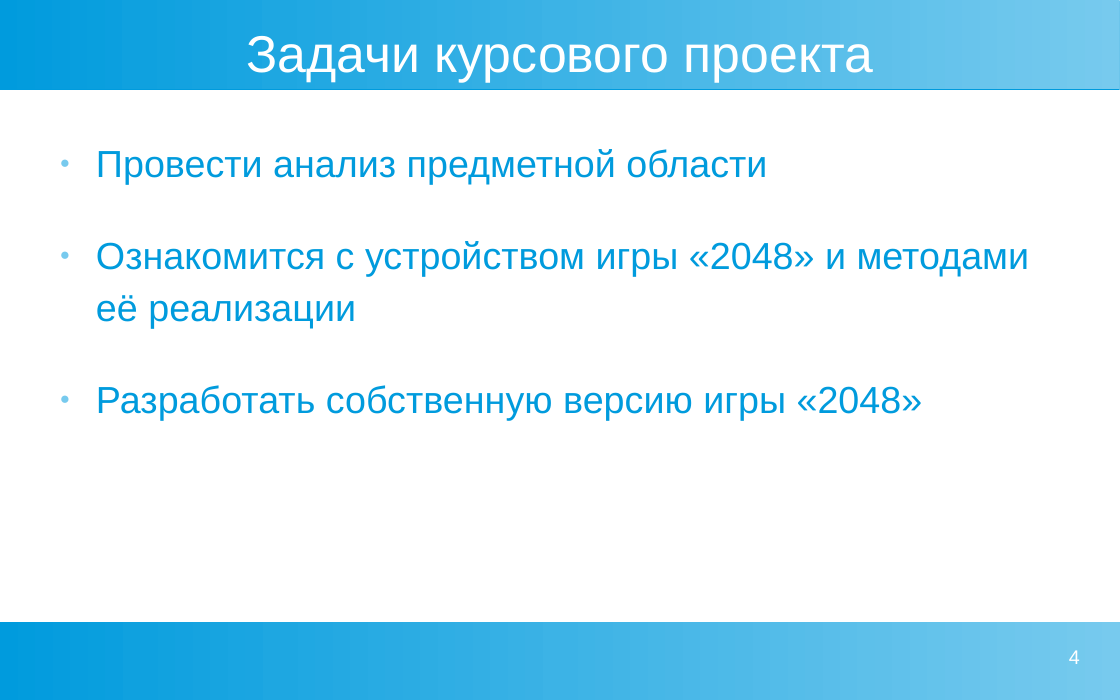
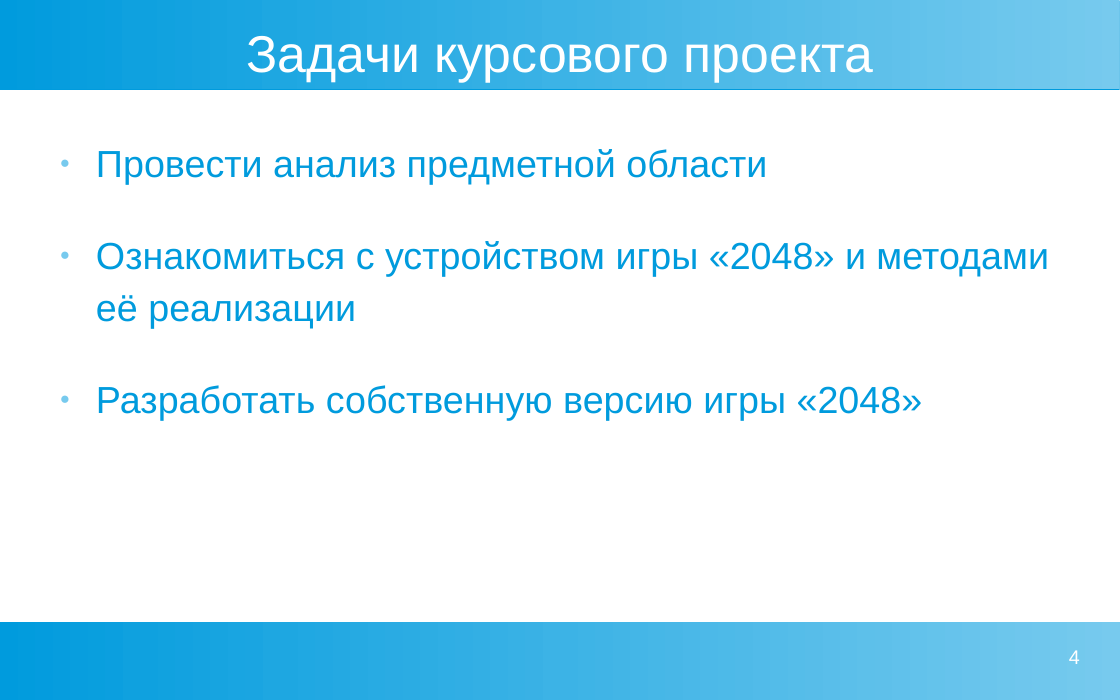
Before and after one commit to zhigunovsemyon/2048, a slide deck: slide 4 of presentation/Presentation.odp. Drawn at 1120x700 pixels with LibreOffice and Linux fonts; fonts in the diff are those of the drawing. Boxes give left, top, right and bottom in pixels: in the first picture for what was removed or moved away, otherwise in the second. Text is boxed around its words. In the diff, an @@ line names an element or a change of style, - is before the commit and + after.

Commit message:
Поправил косяк в презе

```diff
--- a/presentation/Presentation.odp
+++ b/presentation/Presentation.odp
@@ text at <box>96,241,1049,329</box>: text changed @@
-● Ознакомится с устройством игры «2048» и методами её реализации
+● Ознакомиться с устройством игры «2048» и методами её реализации
```
